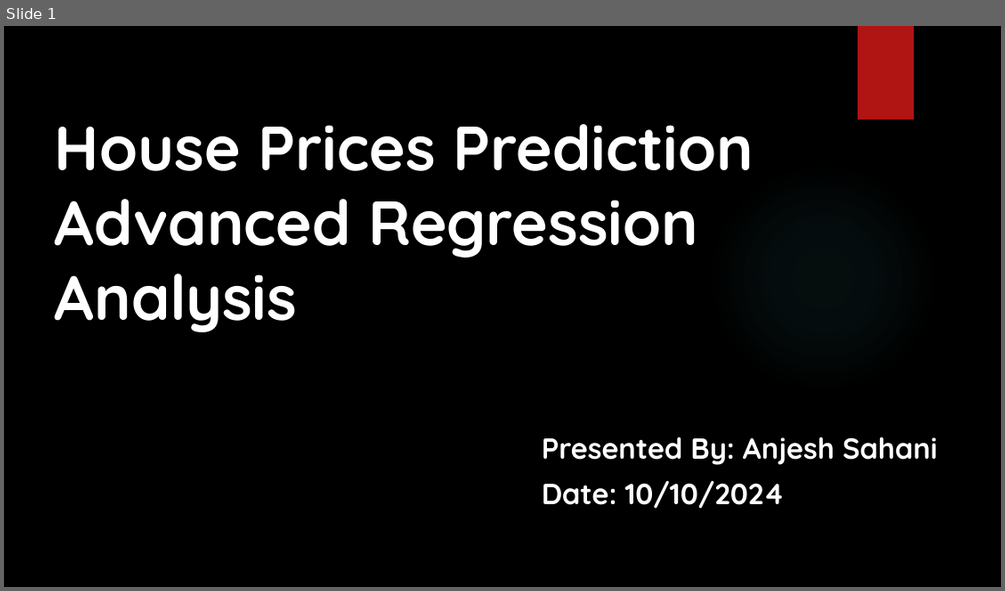
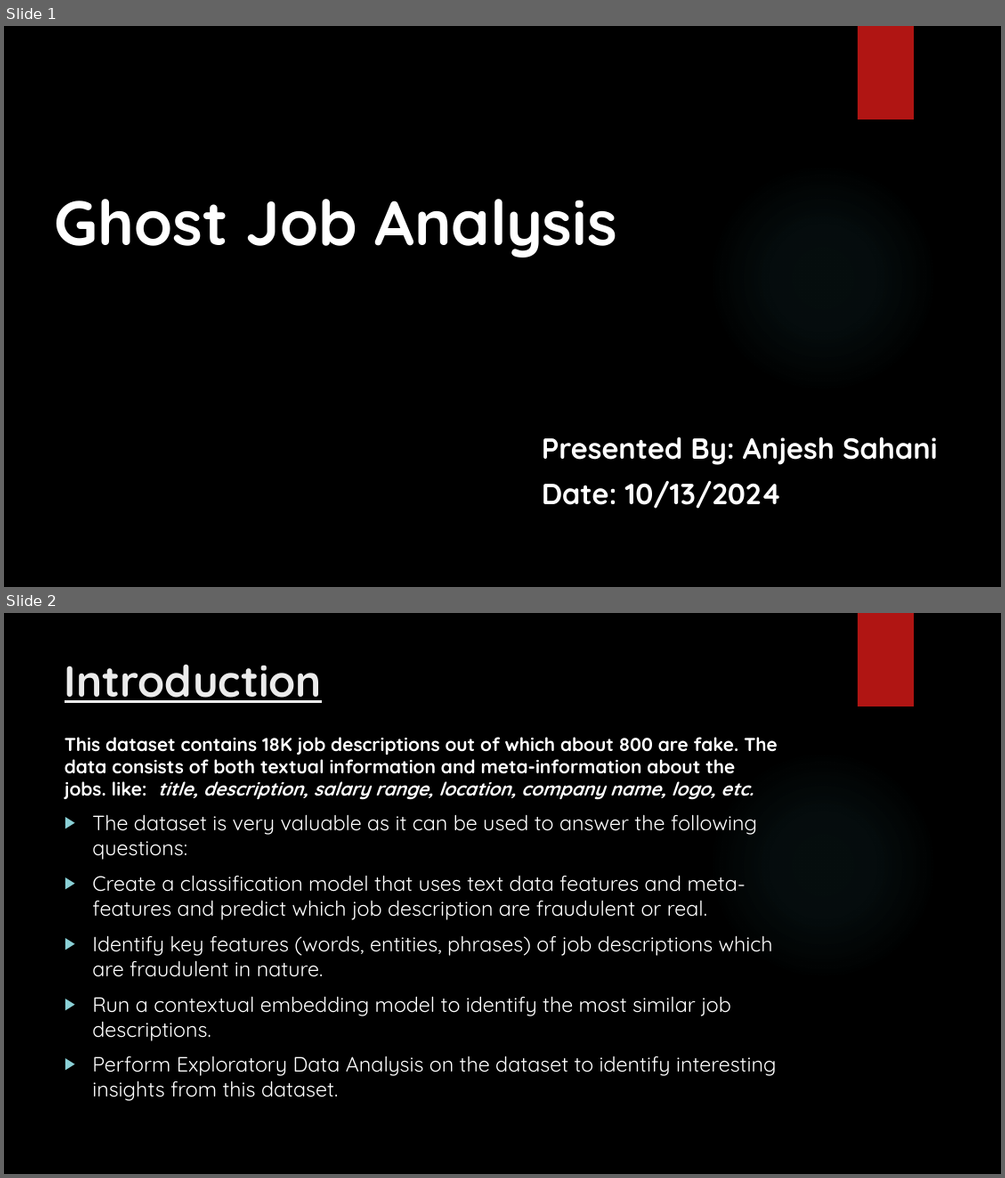
Before and after one commit to AJ-111/House-Price-Advance-Regression-Analysis, a slide deck: CSDA_5310_Individual_Project_Anjesh_Sahani.pptx. Shown one above the other, each under a label of ours: slide 1 before the commit, slides 1 and 2 after it. The pictures are 1005x591 and 1005x1178 pixels, drawn with LibreOffice and Linux fonts; fonts in the diff are those of the drawing; background and template pictures are left out. Boxes give left, top, right and bottom in pixels: in the first picture for what was removed or moved away, otherwise in the second. Text is boxed around its words. In the diff, an @@ line names an element or a change of style, - is before the commit and + after.

```diff
--- a/CSDA_5310_Individual_Project_Anjesh_Sahani.pptx
+++ b/CSDA_5310_Individual_Project_Anjesh_Sahani.pptx
@@ slide 2 added at (x1=4, y1=613, x2=1001, y2=1174), background picture (left out); not listed: 2 template elements that a slide beside it also shows @@
@@ title added at (x1=65, y1=664, x2=322, y2=703), 42 pt, text #EBEBEB, bold, underline @@
+Introduction
@@ text added at (x1=65, y1=737, x2=777, y2=1101), 20 pt, text #FFFFFF @@
+This dataset contains 18K job descriptions out of which about 800 are fake. The data consists of both textual information and meta-information about the jobs. like: title, description, salary range, location, company name, logo, etc.
+▶ The dataset is very valuable as it can be used to answer the following questions:
+▶ Create a classification model that uses text data features and meta-features and predict which job description are fraudulent or real.
+▶ Identify key features (words, entities, phrases) of job descriptions which are fraudulent in nature.
+▶ Run a contextual embedding model to identify the most similar job descriptions.
+▶ Perform Exploratory Data Analysis on the dataset to identify interesting insights from this dataset.
@@ slide 1 changed as well @@
@@ title at (x1=55, y1=199, x2=616, y2=257): text changed @@
-House Prices Prediction Advanced Regression Analysis
+Ghost Job Analysis
@@ subtitle at (x1=542, y1=481, x2=782, y2=508): text changed @@
-Date: 10/10/2024
+Date: 10/13/2024
```
Also in this commit, not shown: 2 other slides changed, 4 other slides added, 4 slides removed, 5 other files.
